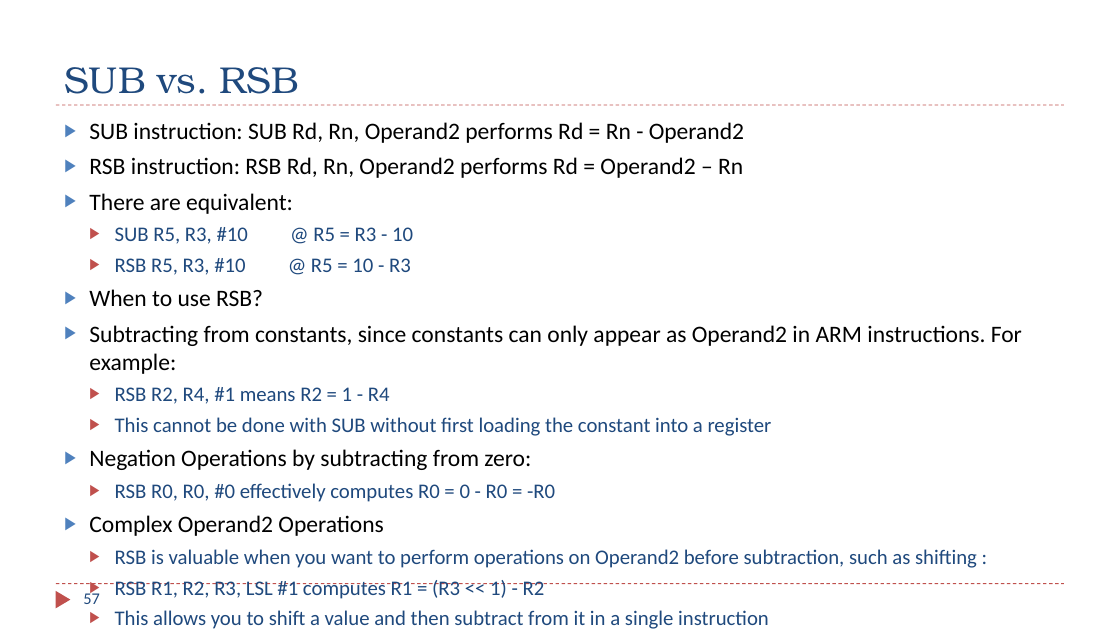
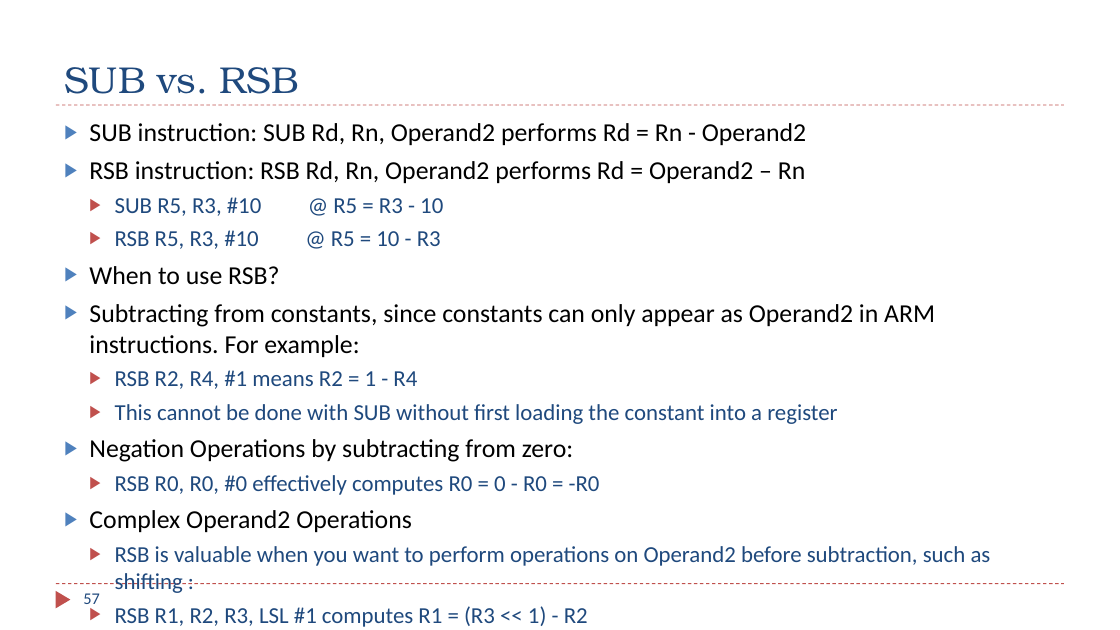
Before and after one commit to guhofstra/CSC111Fa26, a slide deck: slide 57 of PPTs/Ch4_ARM_Arithmetic_Logic.pptx. Drawn at 1120x630 pixels with LibreOffice and Linux fonts; fonts in the diff are those of the drawing. Boxes give left, top, right and bottom in pixels: in the first picture for what was removed or moved away, otherwise in the second. Text is boxed around its words. In the diff, an @@ line names an element or a change of style, - is before the commit and + after.

```diff
--- a/PPTs/Ch4_ARM_Arithmetic_Logic.pptx
+++ b/PPTs/Ch4_ARM_Arithmetic_Logic.pptx
@@ text "SUB instruction: SUB Rd, Rn, ..." at <box>89,123,991,627</box>: size 20.1 to 22.1 pt in "SUB instruction: SUB Rd, Rn, Operand2 performs ...", "RSB instruction: RSB Rd, Rn, Operand2 performs ...", "When to use RSB?", "Subtracting from constants, since constants can only ..." and 2 more places; size 17.8 to 19.6 pt in "SUB R5, R3, #10 @ R5 = ...", "RSB R5, R3, #10 @ R5 = ...", "RSB R2, R4, #1 means R2 = ...", "This cannot be done with SUB without ..." and 4 more places @@
@@ text at <box>89,193,293,214</box>: paragraph removed @@
-▶ There are equivalent:
```
Also in this commit, not shown: 9 other slides changed, 1 other file.
